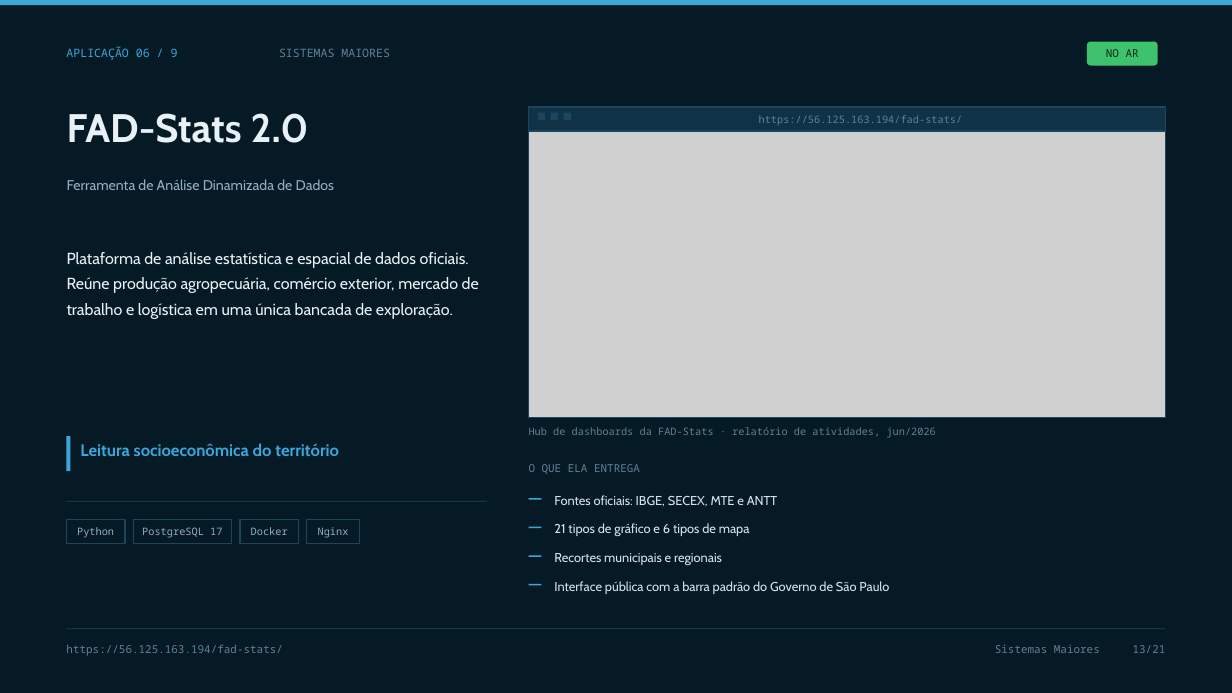
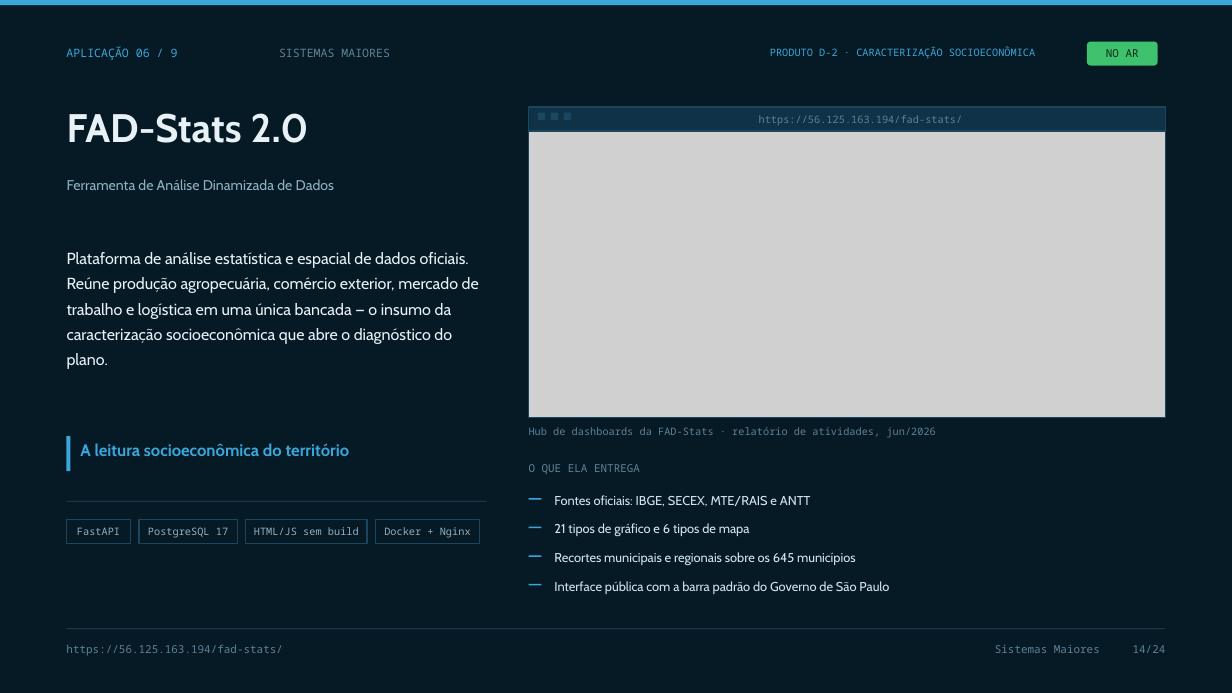
Before and after one commit to vpcapanema/pli-hub, a slide deck: slide 14 of apresentacao/pli-hub-detalhada.pptx (slide 13 before the commit). Drawn at 1232x693 pixels with LibreOffice and Linux fonts; fonts in the diff are those of the drawing; grey boxes stand for pictures. Boxes give left, top, right and bottom in pixels: in the first picture for what was removed or moved away, otherwise in the second. Text is boxed around its words. In the diff, an @@ line names an element or a change of style, - is before the commit and + after.

```diff
--- a/apresentacao/pli-hub-detalhada.pptx
+++ b/apresentacao/pli-hub-detalhada.pptx
@@ text added at <box>770,46,1035,59</box>, 8 pt, text #3AA6D9 @@
+PRODUTO D-2 · CARACTERIZAÇÃO SOCIOECONÔMICA
@@ text at <box>67,252,479,369</box>: text changed @@
-Plataforma de análise estatística e espacial de dados oficiais. Reúne produção agropecuária, comércio exterior, mercado de trabalho e logística em uma única bancada de exploração.
+Plataforma de análise estatística e espacial de dados oficiais. Reúne produção agropecuária, comércio exterior, mercado de trabalho e logística em uma única bancada — o insumo da caracterização socioeconômica que abre o diagnóstico do plano.
@@ text at <box>80,443,350,456</box>: text changed @@
-Leitura socioeconômica do território
+A leitura socioeconômica do território
@@ text at <box>554,495,811,506</box>: text changed @@
-Fontes oficiais: IBGE, SECEX, MTE e ANTT
+Fontes oficiais: IBGE, SECEX, MTE/RAIS e ANTT
@@ rectangle "FastAPI": place and size @@
-rectangle "FastAPI" at <box>67,519,125,543</box>
+rectangle "FastAPI" at <box>67,519,130,543</box>
@@ text in rectangle at <box>77,527,120,535</box>: text changed @@
-Python
+FastAPI
@@ rectangle "PostgreSQL 17": place and size @@
-rectangle "PostgreSQL 17" at <box>133,519,232,543</box>
+rectangle "PostgreSQL 17" at <box>139,519,238,543</box>
@@ rectangle removed at <box>240,519,299,543</box> @@
-Docker
@@ rectangle added at <box>246,519,367,543</box>, outline #1A465F 1 pt, 8 pt, text #8FB0C2 @@
+HTML/JS sem build
@@ rectangle "Docker + Nginx": place and size @@
-rectangle "Docker + Nginx" at <box>307,519,360,543</box>
+rectangle "Docker + Nginx" at <box>375,519,480,543</box>
@@ text in rectangle at <box>384,527,471,538</box>: text changed @@
-Nginx
+Docker + Nginx
@@ text at <box>554,552,855,565</box>: text changed @@
-Recortes municipais e regionais
+Recortes municipais e regionais sobre os 645 municípios
@@ text at <box>995,645,1166,653</box>: text changed @@
-Sistemas Maiores 13/21
+Sistemas Maiores 14/24
```
Also in this commit, not shown: 19 other slides changed, 3 slides added, 10 other files.
